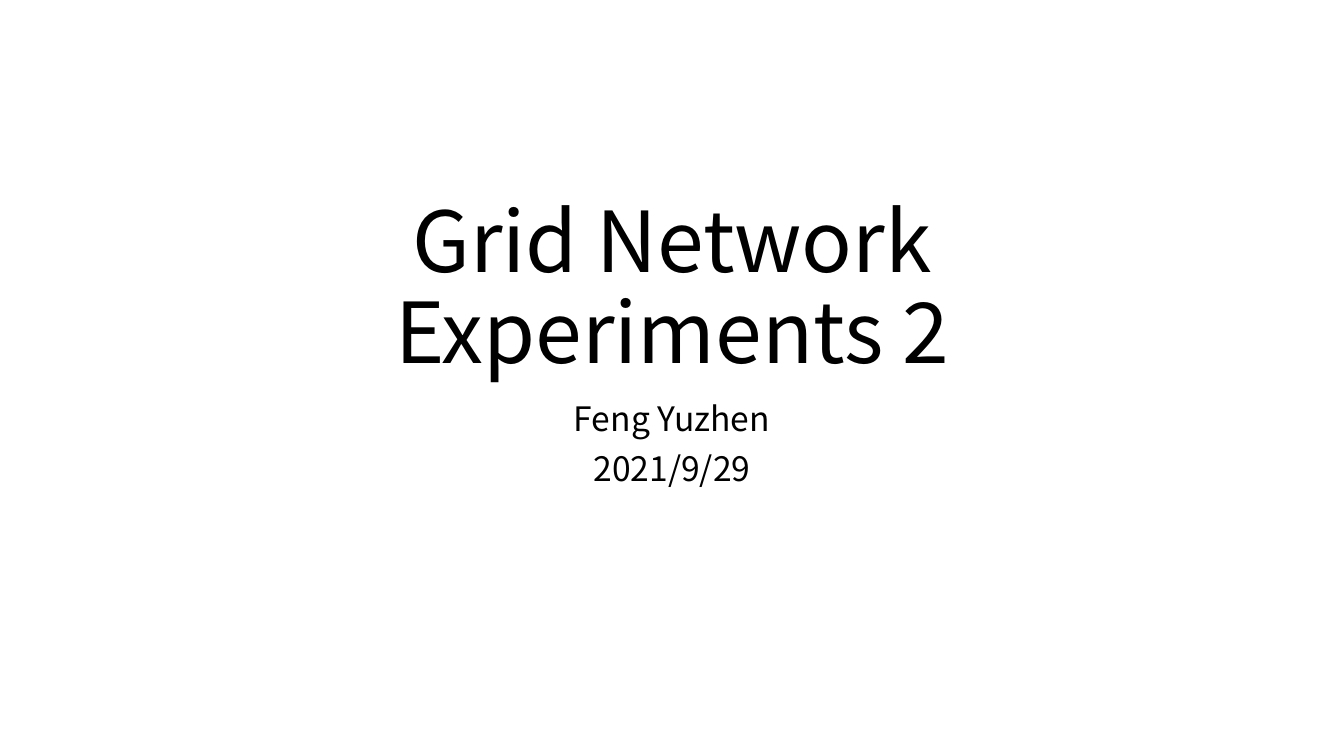
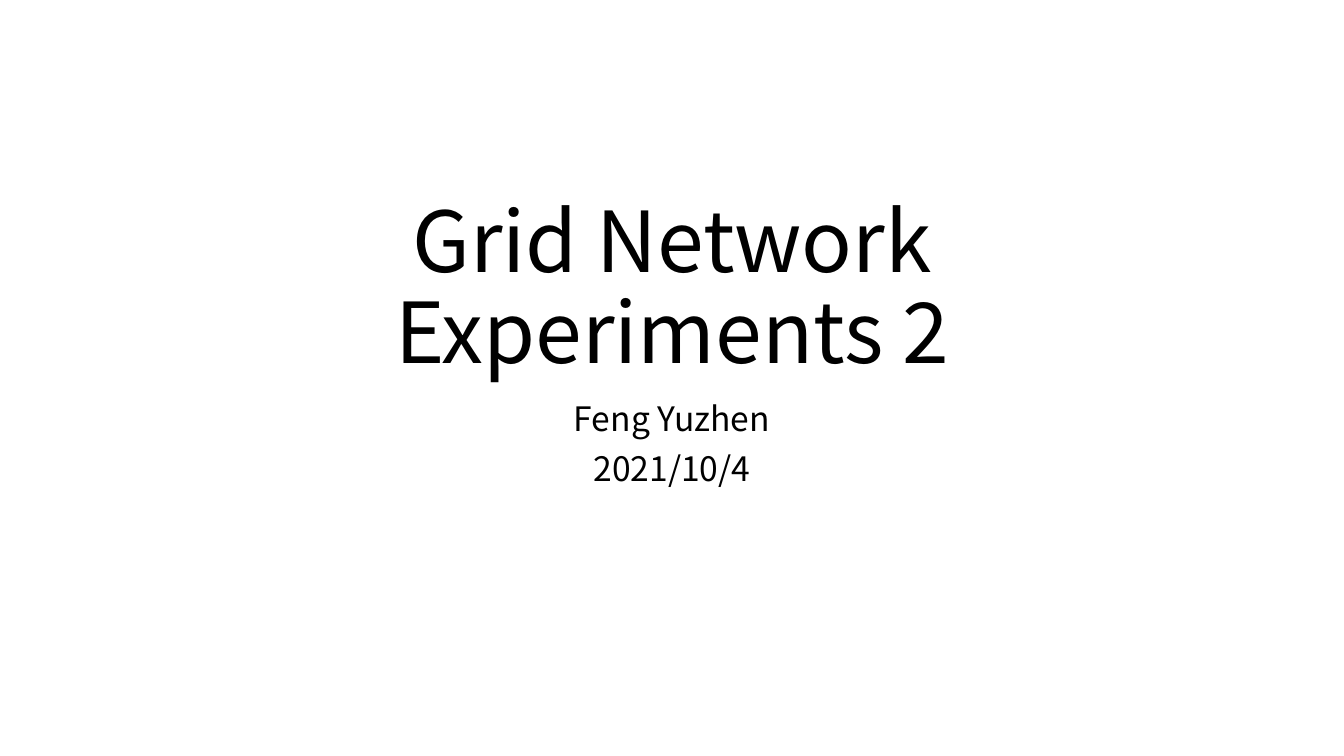
Before and after one commit to yuzhenfeng2002/Predicting-for-Each-Dynamic-Ridepooling-Order-on-Grid-Network, a slide deck: slide 1 of Grid Network Experienments 2.pptx. Drawn at 1344x756 pixels with LibreOffice and Linux fonts; fonts in the diff are those of the drawing. Boxes give left, top, right and bottom in pixels: in the first picture for what was removed or moved away, otherwise in the second. Text is boxed around its words. In the diff, an @@ line names an element or a change of style, - is before the commit and + after.

Commit message:
Add simulation.ipynb and PPT-2

```diff
--- a/Grid Network Experienments 2.pptx
+++ b/Grid Network Experienments 2.pptx
@@ subtitle at [594,454,751,487]: text changed @@
-2021/9/29
+2021/10/4
```
Also in this commit, not shown: 1 other slide changed, 5 slides added, 1 other file.
